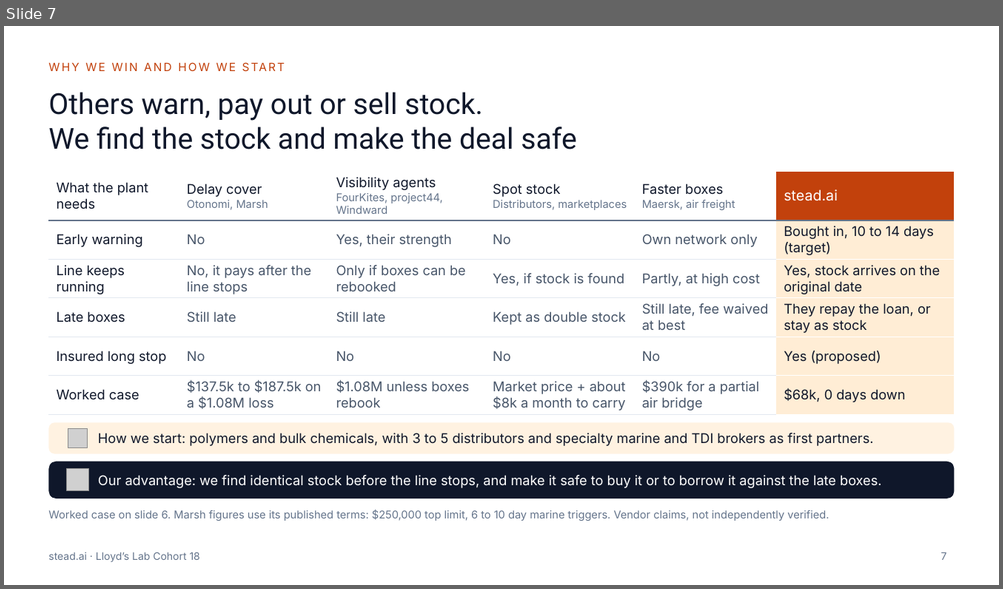
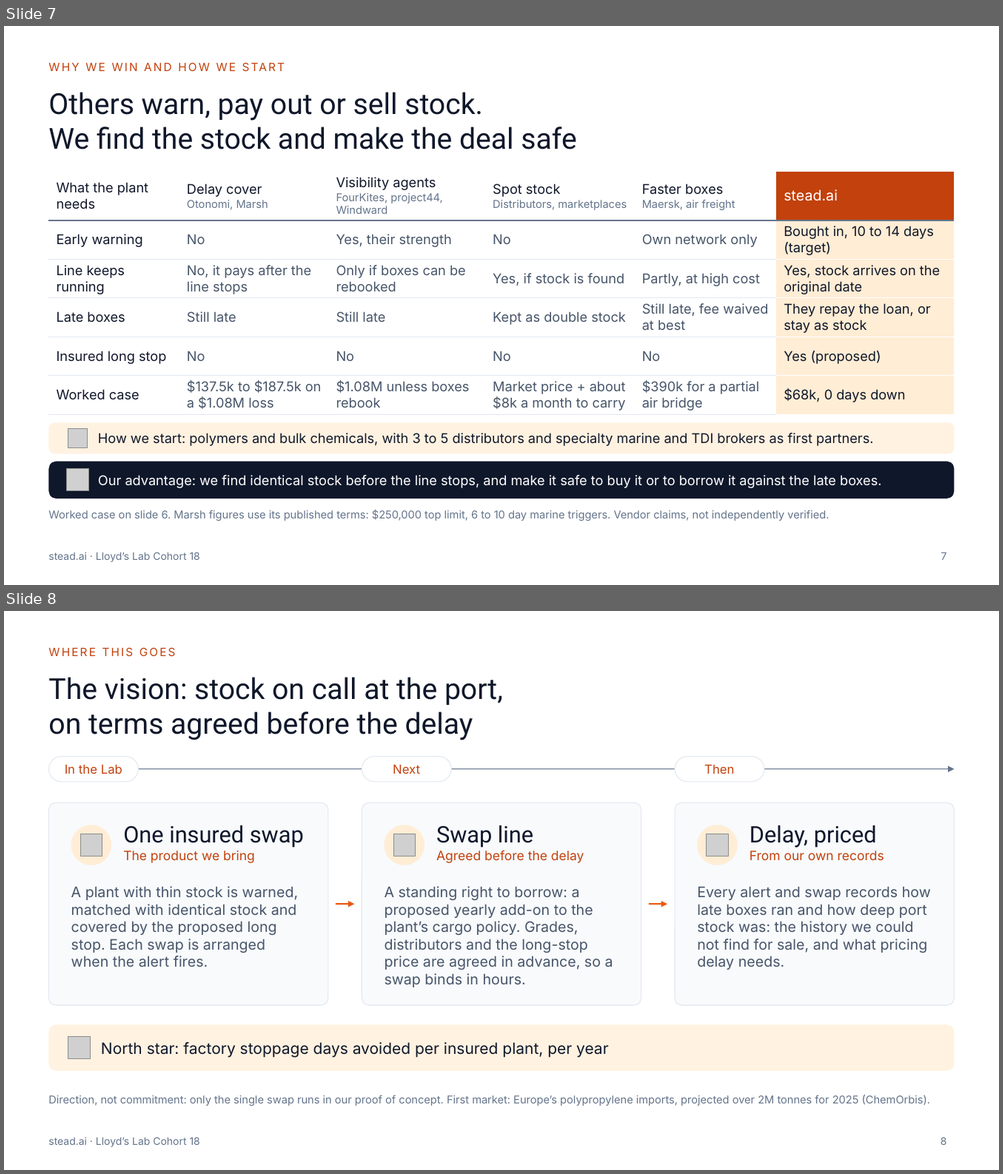
Before and after one commit to UdiRuni/stead-ai, a slide deck: docs/deck/stead.ai_Stock_Swap_Pitch_Deck_Short.pptx. Shown one above the other, each under a label of ours: slide 7 before the commit, slides 7 and 8 after it. The pictures are 1003x589 and 1003x1174 pixels, drawn with LibreOffice and Linux fonts; fonts in the diff are those of the drawing; grey boxes stand for pictures. Boxes give left, top, right and bottom in pixels: in the first picture for what was removed or moved away, otherwise in the second. Text is boxed around its words. In the diff, an @@ line names an element or a change of style, - is before the commit and + after.

```diff
--- a/docs/deck/stead.ai_Stock_Swap_Pitch_Deck_Short.pptx
+++ b/docs/deck/stead.ai_Stock_Swap_Pitch_Deck_Short.pptx
@@ slide 8 added at [4, 611, 999, 1170], background #FFFFFF; not listed: 1 template element that a slide beside it also shows @@
@@ text added at [48, 647, 176, 656], 11 pt, text #C2410C @@
+WHERE THIS GOES
@@ title added at [48, 677, 503, 741], 28 pt, text #0F172A @@
+The vision: stock on call at the port,
+on terms agreed before the delay
@@ rounded rectangle added at [48, 757, 138, 782], fill #FFFFFF, outline #E2E8F0 0.75 pt, 12 pt, text #C2410C @@
+In the Lab
@@ rounded rectangle added at [361, 757, 451, 782], fill #FFFFFF, outline #E2E8F0 0.75 pt, 12 pt, text #C2410C @@
+Next
@@ rounded rectangle added at [674, 757, 764, 782], fill #FFFFFF, outline #E2E8F0 0.75 pt, 12 pt, text #C2410C @@
+Then
@@ arrow added from (48, 769) to (954, 769), #64748B 0.75 pt @@
@@ rounded rectangle added at [48, 803, 328, 1005], fill #F8FAFC, outline #E2E8F0 0.75 pt @@
@@ rounded rectangle added at [361, 803, 640, 1005], fill #F8FAFC, outline #E2E8F0 0.75 pt @@
@@ rounded rectangle added at [674, 803, 954, 1005], fill #F8FAFC, outline #E2E8F0 0.75 pt @@
@@ ellipse added at [71, 825, 111, 866], fill #FFEDD5 @@
@@ text added at [123, 826, 304, 863], 12.5 pt, text #C2410C @@
+One insured swap
+The product we bring
@@ ellipse added at [384, 825, 424, 866], fill #FFEDD5 @@
@@ text added at [436, 826, 583, 863], 12.5 pt, text #C2410C @@
+Swap line
+Agreed before the delay
@@ ellipse added at [697, 825, 737, 866], fill #FFEDD5 @@
@@ text added at [749, 826, 884, 861], 12.5 pt, text #C2410C @@
+Delay, priced
+From our own records
@@ picture added at [80, 834, 102, 856] @@
@@ picture added at [393, 834, 415, 856] @@
@@ picture added at [706, 834, 728, 856] @@
@@ text added at [71, 886, 298, 967], 14 pt, text #475569 @@
+A plant with thin stock is warned, matched with identical stock and covered by the proposed long stop. Each swap is arranged when the alert fires.
@@ text added at [384, 886, 613, 988], 14 pt, text #475569 @@
+A standing right to borrow: a proposed yearly add-on to the plant’s cargo policy. Grades, distributors and the long-stop price are agreed in advance, so a swap binds in hours.
@@ text added at [697, 886, 930, 970], 14 pt, text #475569 @@
+Every alert and swap records how late boxes ran and how deep port stock was: the history we could not find for sale, and what pricing delay needs.
@@ arrow added from (336, 904) to (354, 904), #EA580C 1.5 pt @@
@@ arrow added from (649, 904) to (667, 904), #EA580C 1.5 pt @@
@@ rounded rectangle added at [48, 1025, 954, 1071], fill #FFEDD5 at 70% opacity @@
@@ picture added at [68, 1037, 91, 1059] @@
@@ text added at [101, 1042, 608, 1058], 15 pt, text #0F172A @@
+North star: factory stoppage days avoided per insured plant, per year
@@ text added at [48, 1095, 930, 1106], 10.5 pt, text #64748B @@
+Direction, not commitment: only the single swap runs in our proof of concept. First market: Europe’s polypropylene imports, projected over 2M tonnes for 2025 (ChemOrbis).
@@ page number added at [940, 1138, 947, 1145], 10 pt, text #64748B @@
+8
```
Also in this commit, not shown: 3 other files.
